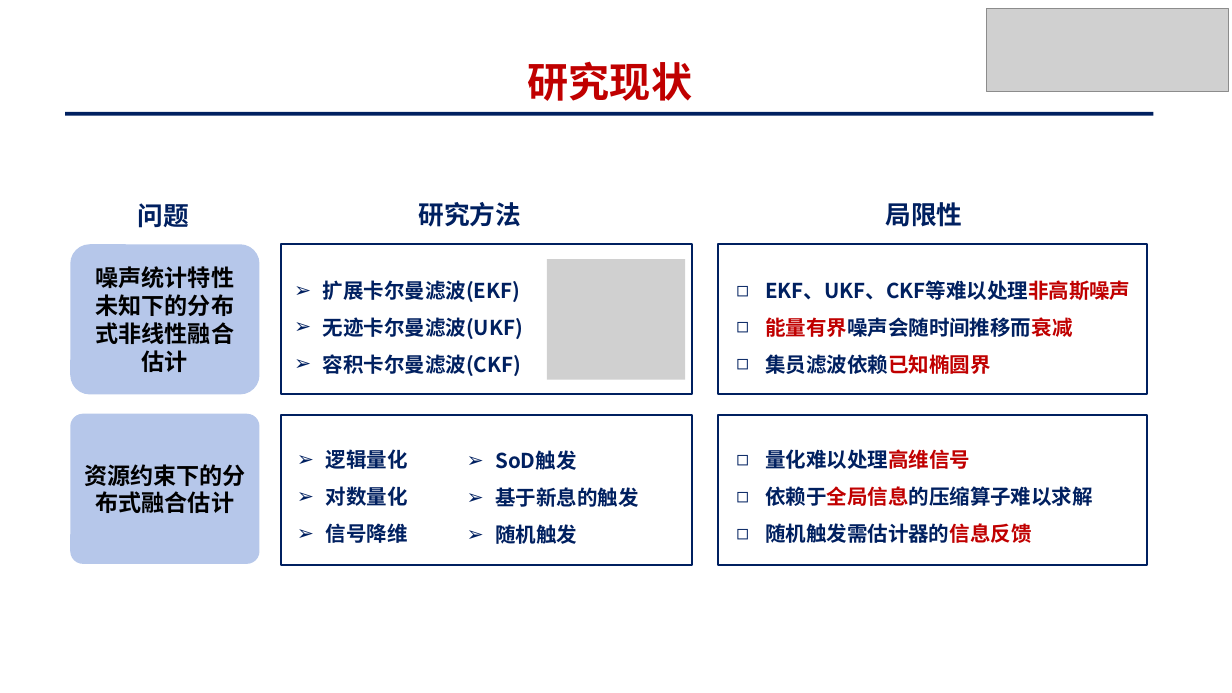
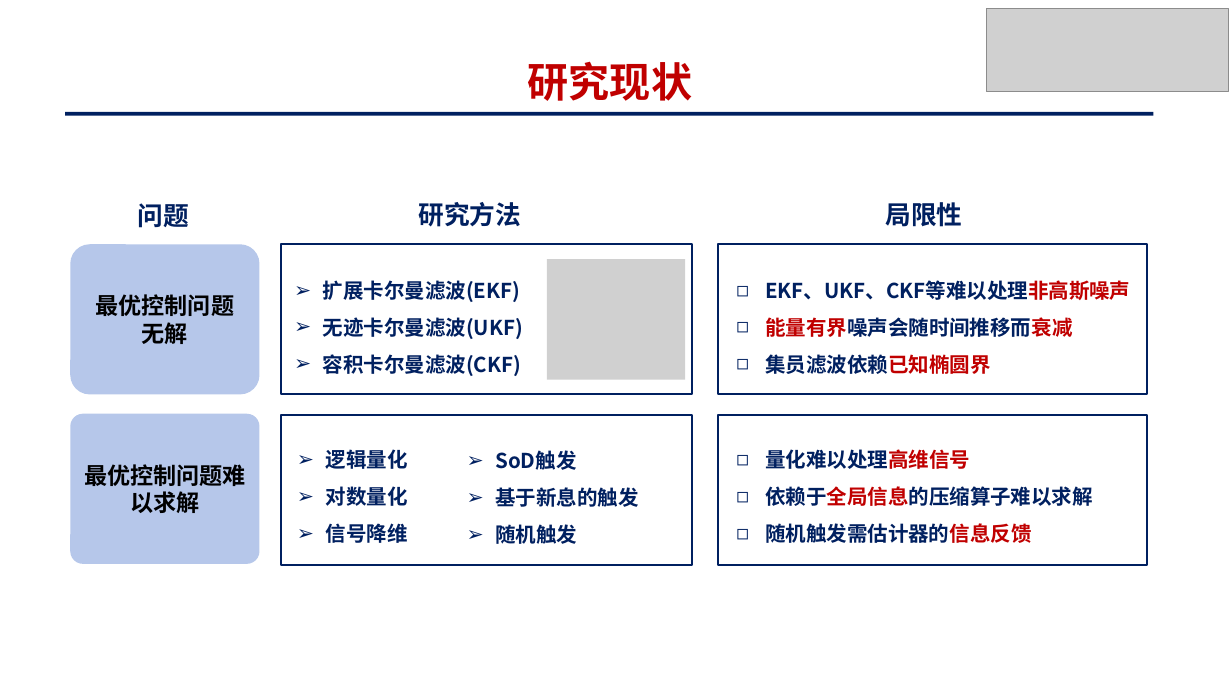
Before and after one commit to yck0609/master-thesis, a slide deck: slide 7 of PPT/基于策略迭代的马尔可夫跳变系统最优跟踪控制_姚才康.pptx. Drawn at 1232x693 pixels with LibreOffice and Linux fonts; fonts in the diff are those of the drawing; grey boxes stand for pictures. Boxes give left, top, right and bottom in pixels: in the first picture for what was removed or moved away, otherwise in the second. Text is boxed around its words. In the diff, an @@ line names an element or a change of style, - is before the commit and + after.

```diff
--- a/PPT/基于策略迭代的马尔可夫跳变系统最优跟踪控制_姚才康.pptx
+++ b/PPT/基于策略迭代的马尔可夫跳变系统最优跟踪控制_姚才康.pptx
@@ text in rounded rectangle at box(96, 294, 235, 344): text changed @@
-噪声统计特性未知下的分布式非线性融合估计
+最优控制问题无解
@@ text in rounded rectangle at box(84, 464, 246, 513): text changed @@
-资源约束下的分布式融合估计
+最优控制问题难以求解
```
Also in this commit, not shown: 3 other slides changed, 1 slide added, 2 slides removed, 6 other files.
